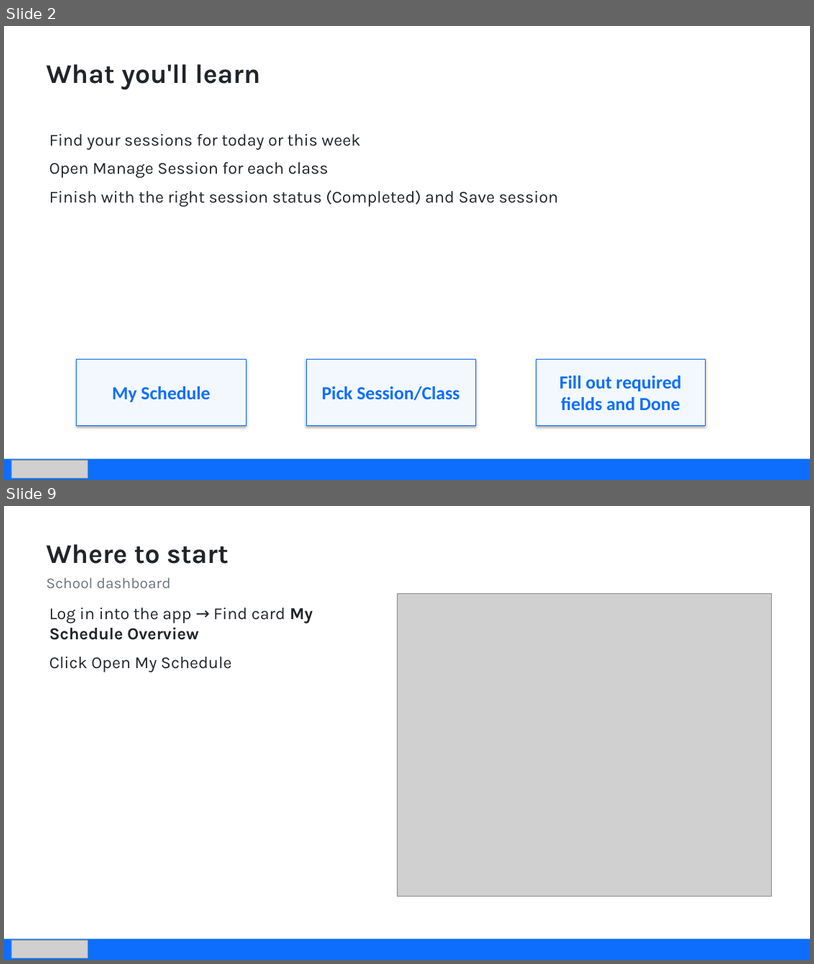
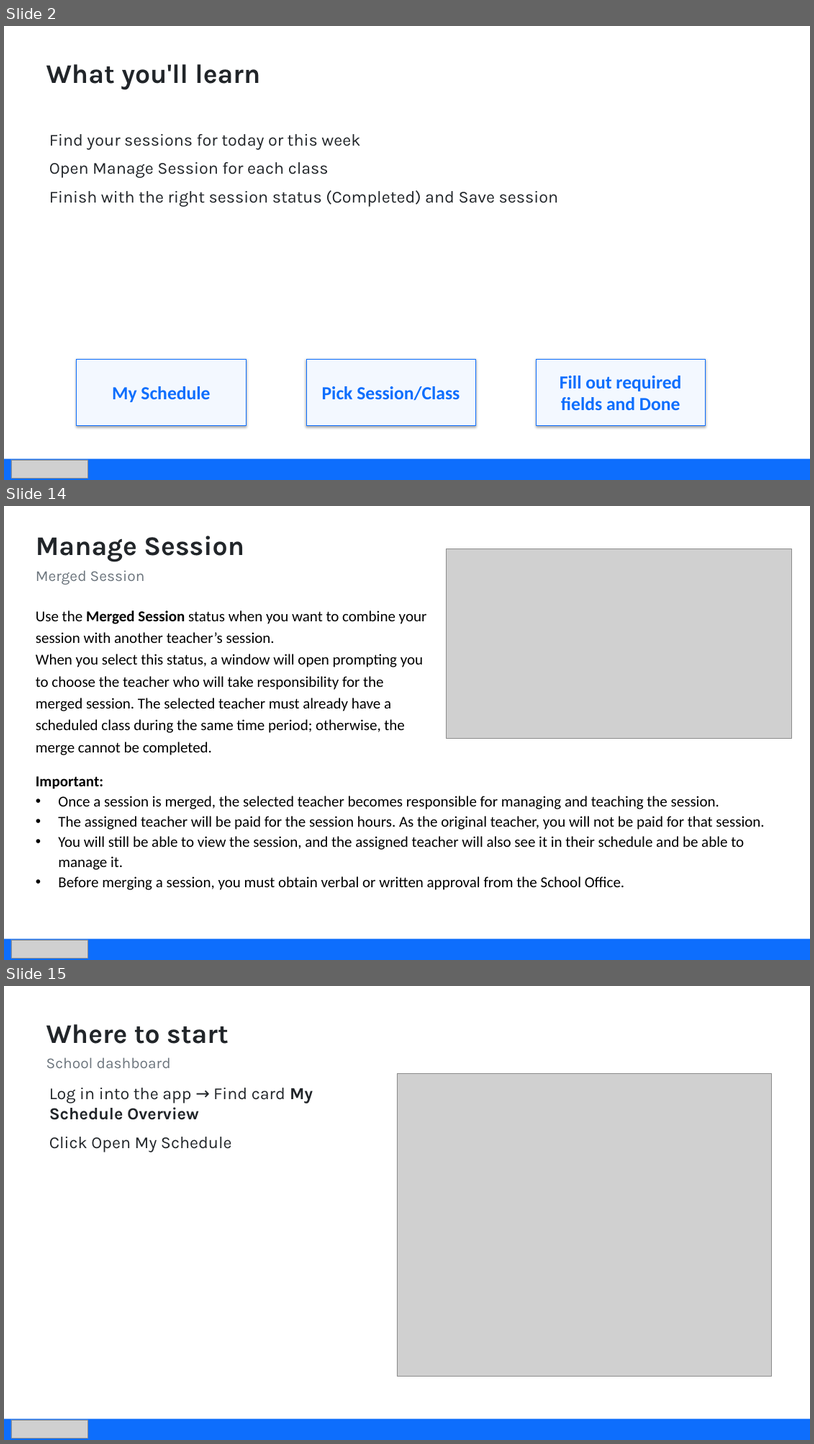
Before and after one commit to amin83p/Website-Core-Package, a slide deck: docs/training/teacher-daily-app/Teacher-Daily-App-Training.pptx. Shown one above the other, each under a label of ours: slides 2 and 9 before the commit, slides 2, 14 and 15 after it; the slides between them are not shown. The pictures are 814x964 and 814x1444 pixels, drawn with LibreOffice and Linux fonts; fonts in the diff are those of the drawing; grey boxes stand for pictures. Boxes give left, top, right and bottom in pixels: in the first picture for what was removed or moved away, otherwise in the second. Text is boxed around its words. In the diff, an @@ line names an element or a change of style, - is before the commit and + after.

```diff
--- a/docs/training/teacher-daily-app/Teacher-Daily-App-Training.pptx
+++ b/docs/training/teacher-daily-app/Teacher-Daily-App-Training.pptx
@@ slide 14 added at [4,506,810,960], background #FFFFFF @@
@@ text added at [36,536,244,584], 32 pt, text #212529, bold @@
+Manage Session
+Merged Session
@@ picture added at [447,549,792,739] @@
@@ text added at [36,610,427,755], 18 pt, text #000000 @@
+Use the Merged Session status when you want to combine your session with another teacher’s session.
+When you select this status, a window will open prompting you to choose the teacher who will take responsibility for the merged session. The selected teacher must already have a scheduled class during the same time period; otherwise, the merge cannot be completed.
@@ text added at [36,776,764,890], 18 pt, text #000000 @@
+Important:
+• Once a session is merged, the selected teacher becomes responsible for managing and teaching the session.
+• The assigned teacher will be paid for the session hours. As the original teacher, you will not be paid for that session.
+• You will still be able to view the session, and the assigned teacher will also see it in their schedule and be able to manage it.
+• Before merging a session, you must obtain verbal or written approval from the School Office.
@@ rectangle added at [4,939,810,960], fill #0D6EFD @@
@@ picture added at [11,939,88,958] @@
@@ what was slide 9 is now slide 15 @@
```
Also in this commit, not shown: 6 slides changed, 5 other slides added.
